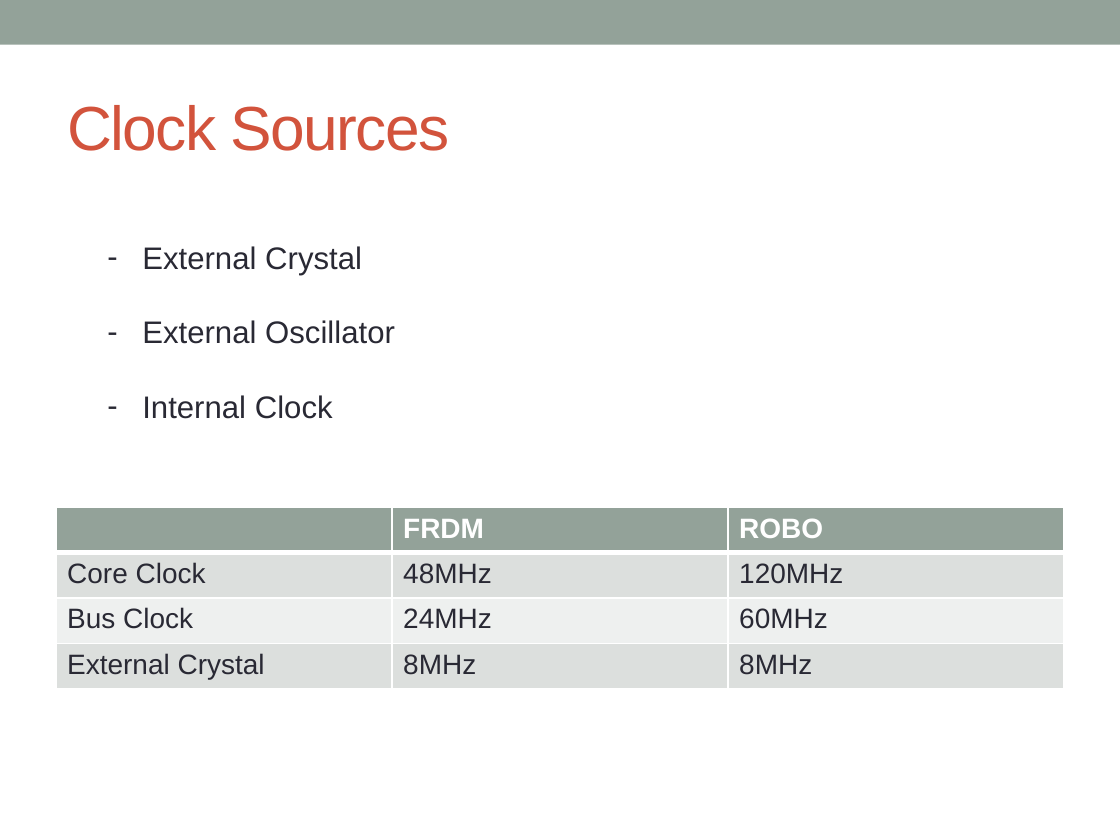
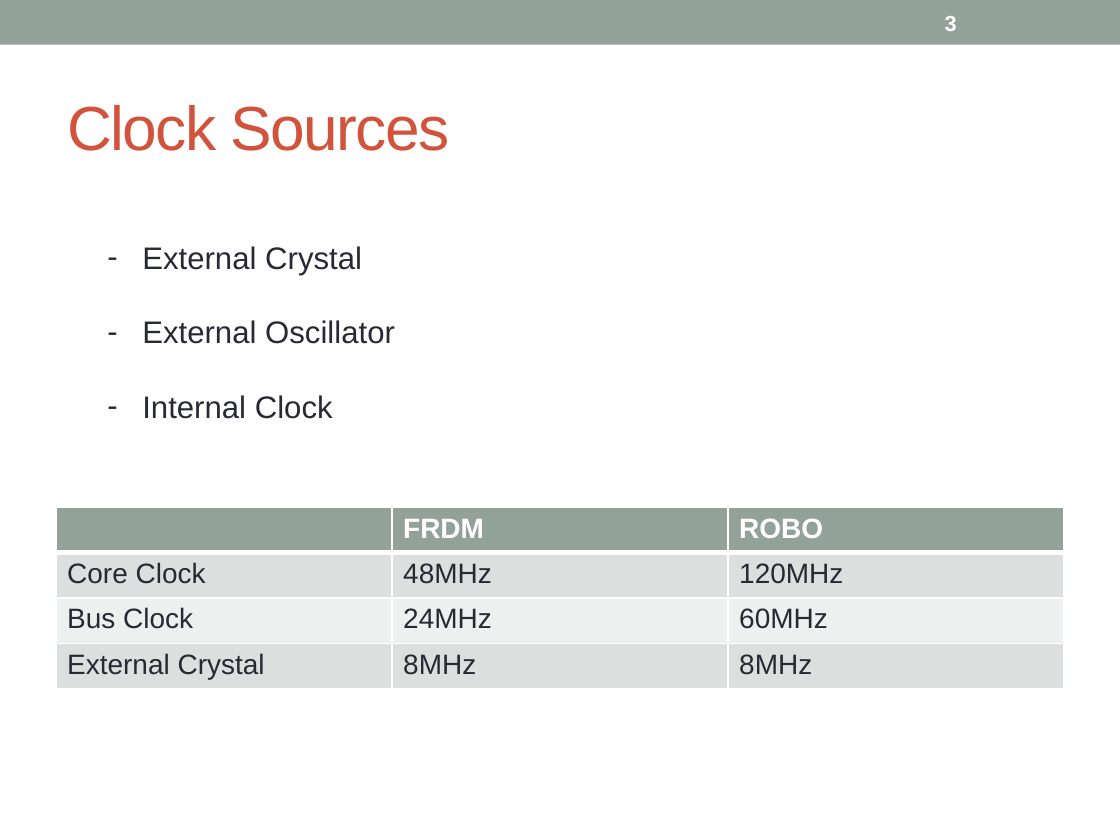
Before and after one commit to FlorianOechslin/Dicke-Controller-Kartoffelsalat, a slide deck: slide 3 of SW04_Monday.pptx. Drawn at 1120x840 pixels with LibreOffice and Linux fonts; fonts in the diff are those of the drawing. Boxes give left, top, right and bottom in pixels: in the first picture for what was removed or moved away, otherwise in the second. Text is boxed around its words. In the diff, an @@ line names an element or a change of style, - is before the commit and + after.

```diff
--- a/SW04_Monday.pptx
+++ b/SW04_Monday.pptx
@@ page number added at box(945, 16, 957, 31), 14 pt, text #FFFFFF, bold @@
+3
```
Also in this commit, not shown: 5 other slides changed, 5 slides added.
